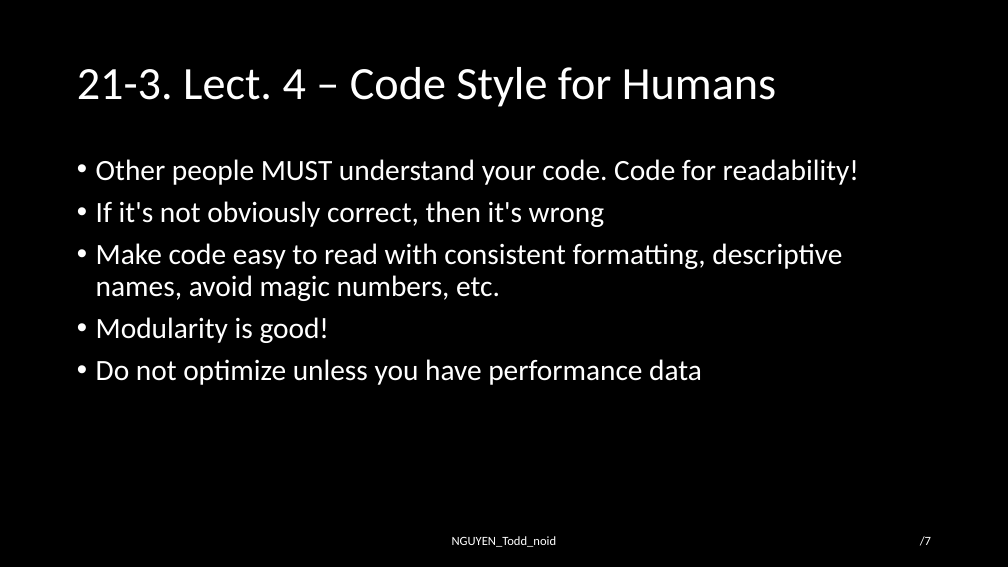
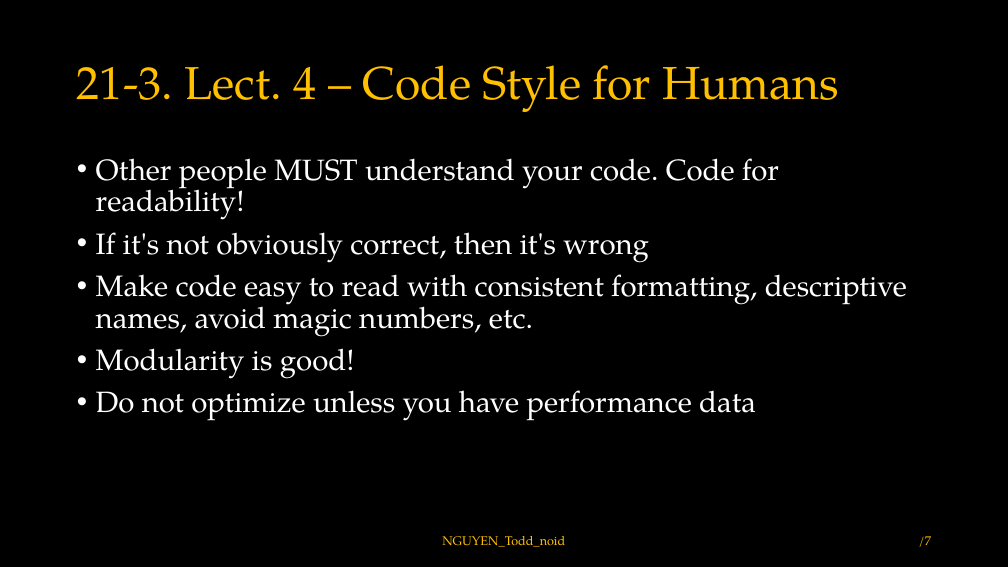
Before and after one commit to toddnguyen-gf/embedded-training, a slide deck: slide 7 of ece-18-642/lec-20-to-24/hw21/HW21_NGUYEN_Todd_noid.pptx. Drawn at 1008x567 pixels with LibreOffice and Linux fonts; fonts in the diff are those of the drawing. Boxes give left, top, right and bottom in pixels: in the first picture for what was removed or moved away, otherwise in the second. Text is boxed around its words. In the diff, an @@ line names an element or a change of style, - is before the commit and + after.

```diff
--- a/ece-18-642/lec-20-to-24/hw21/HW21_NGUYEN_Todd_noid.pptx
+++ b/ece-18-642/lec-20-to-24/hw21/HW21_NGUYEN_Todd_noid.pptx
@@ text "Other people MUST understand your ..." at <box>96,158,907,421</box>: font Calibri to TeX Gyre Pagella @@
@@ font Calibri to TeX Gyre Pagella, text colour #FFFFFF to #FFC000 in 3 elements at <box>77,65,840,112</box>, <box>442,536,565,547</box>, <box>919,536,931,547</box> @@
```
Also in this commit, not shown: 11 other slides changed, 7 slides added.
